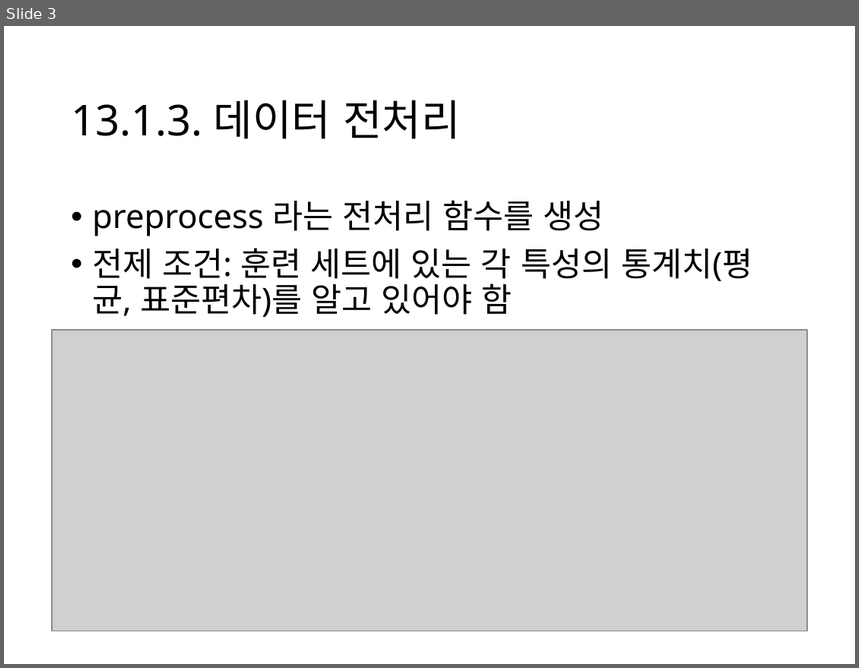
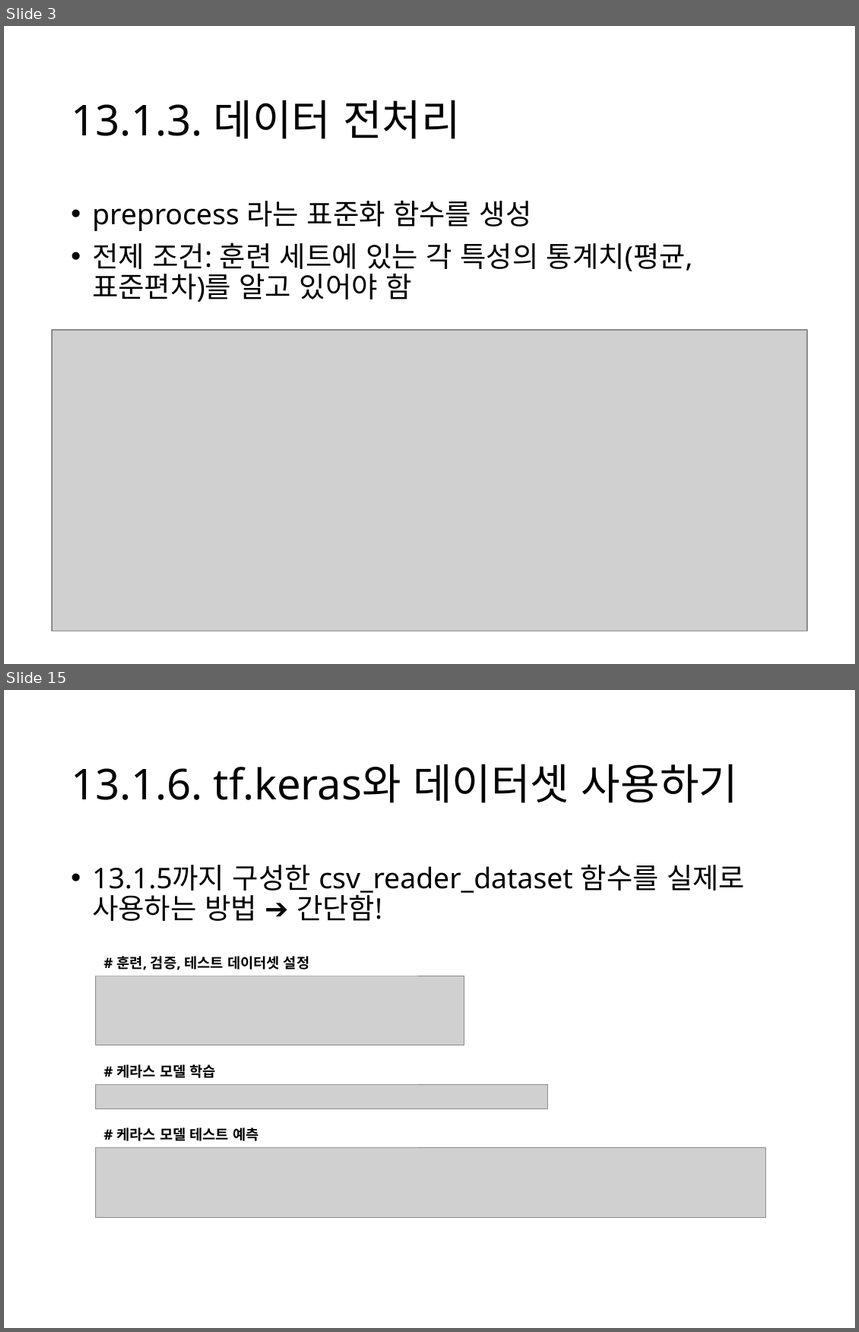
Before and after one commit to Kwan-Gu/data_science, a slide deck: ML/HandsOn/13/13_1_3_데이터전처리.pptx. Shown one above the other, each under a label of ours: slide 3 before the commit, slides 3 and 15 after it; the slides between them are not shown. The pictures are 859x668 and 859x1332 pixels, drawn with LibreOffice and Linux fonts; fonts in the diff are those of the drawing; grey boxes stand for pictures. Boxes give left, top, right and bottom in pixels: in the first picture for what was removed or moved away, otherwise in the second. Text is boxed around its words. In the diff, an @@ line names an element or a change of style, - is before the commit and + after.

Commit message:
Create 13_1_3_데이터전처리

```diff
--- a/ML/HandsOn/13/13_1_3_데이터전처리.pptx
+++ b/ML/HandsOn/13/13_1_3_데이터전처리.pptx
@@ slide 15 added at <box>4,690,855,1328</box>, background #FFFFFF @@
@@ title added at <box>71,764,738,803</box>, 36 pt, text #000000 @@
+13.1.6. tf.keras와 데이터셋 사용하기
@@ text added at <box>92,865,745,921</box>, 24 pt, text #000000 @@
+• 13.1.5까지 구성한 csv_reader_dataset 함수를 실제로 사용하는 방법 ➔ 간단함!
@@ rectangle added at <box>96,951,418,976</box>, fill #FFFFFF, 12 pt, text #000000, bold @@
+# 훈련, 검증, 테스트 데이터셋 설정
@@ picture added at <box>96,976,465,1045</box> @@
@@ rectangle added at <box>96,1059,418,1084</box>, fill #FFFFFF, 12 pt, text #000000, bold @@
+# 케라스 모델 학습
@@ picture added at <box>96,1085,548,1109</box> @@
@@ rectangle added at <box>96,1122,418,1147</box>, fill #FFFFFF, 12 pt, text #000000, bold @@
+# 케라스 모델 테스트 예측
@@ picture added at <box>96,1148,766,1217</box> @@
@@ slide 3 changed as well @@
@@ text at <box>92,201,532,231</box>: text changed; size 28 to 24 pt @@
-• preprocess 라는 전처리 함수를 생성
+• preprocess 라는 표준화 함수를 생성
@@ text at <box>92,243,693,302</box>: size 28 to 24 pt in "전제 조건: 훈련 세트에 있는 각 특성의 ..." @@
```
Also in this commit, not shown: 2 other slides changed, 11 other slides added, 2 other files.
